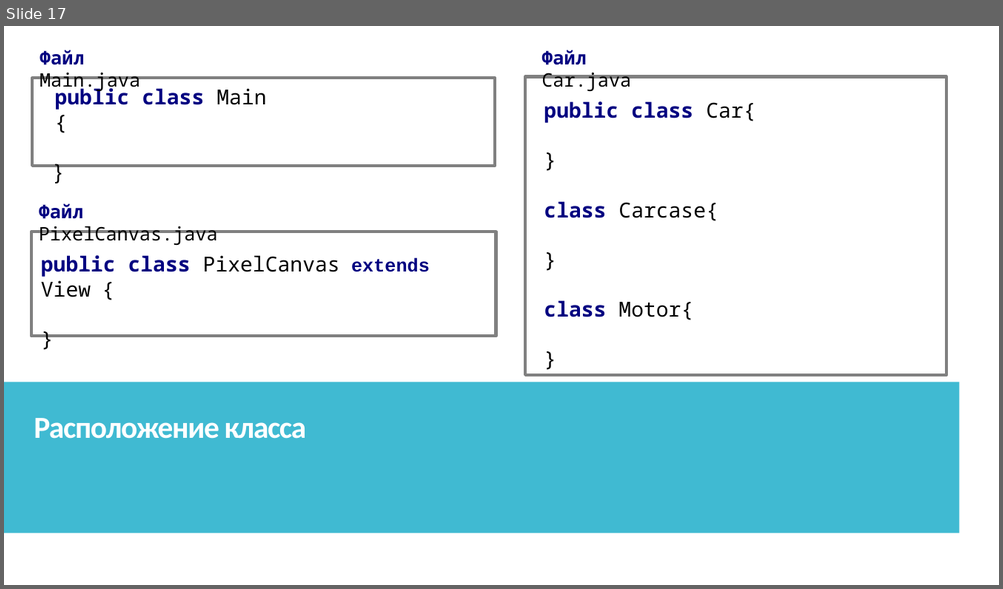
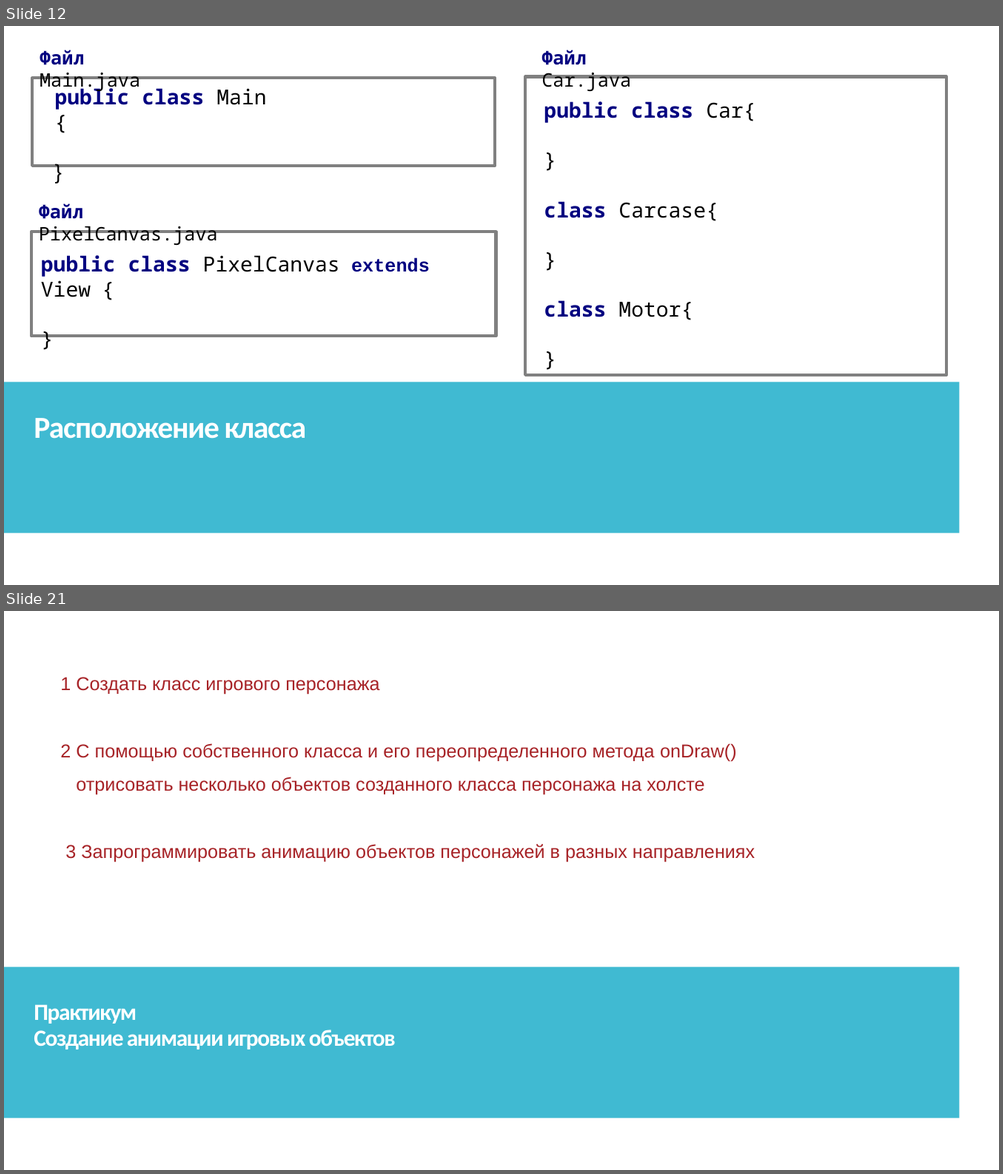
Before and after one commit to IriEfremova/LessonsCube, a slide deck: Samsung/Lesson10/OOP.pptx. Shown one above the other, each under a label of ours: slide 17 before the commit, slides 12 and 21 after it; the slides between them are not shown. The pictures are 1003x589 and 1003x1174 pixels, drawn with LibreOffice and Linux fonts; fonts in the diff are those of the drawing. Boxes give left, top, right and bottom in pixels: in the first picture for what was removed or moved away, otherwise in the second. Text is boxed around its words. In the diff, an @@ line names an element or a change of style, - is before the commit and + after.

```diff
--- a/Samsung/Lesson10/OOP.pptx
+++ b/Samsung/Lesson10/OOP.pptx
@@ slide 21 added at [4, 611, 999, 1170], background #FFFFFF; not listed: 2 template elements that a slide beside it also shows @@
@@ rectangle added at [4, 611, 999, 1170], fill #FFFFFF @@
@@ text added at [60, 677, 754, 863], 18 pt, text #A72327 @@
+1 Создать класс игрового персонажа
+2 С помощью собственного класса и его переопределенного метода onDraw()
+отрисовать несколько объектов созданного класса персонажа на холсте
+3 Запрограммировать анимацию объектов персонажей в разных направлениях
@@ rectangle added at [4, 968, 959, 1119], fill #40BAD2 @@
@@ text added at [34, 1005, 395, 1050], 22.4 pt, text #FFFFFF, bold @@
+Практикум
+Создание анимации игровых объектов
@@ what was slide 17 is now slide 12 @@
```
Also in this commit, not shown: 8 slides changed, 3 other slides added, 4 other files.
